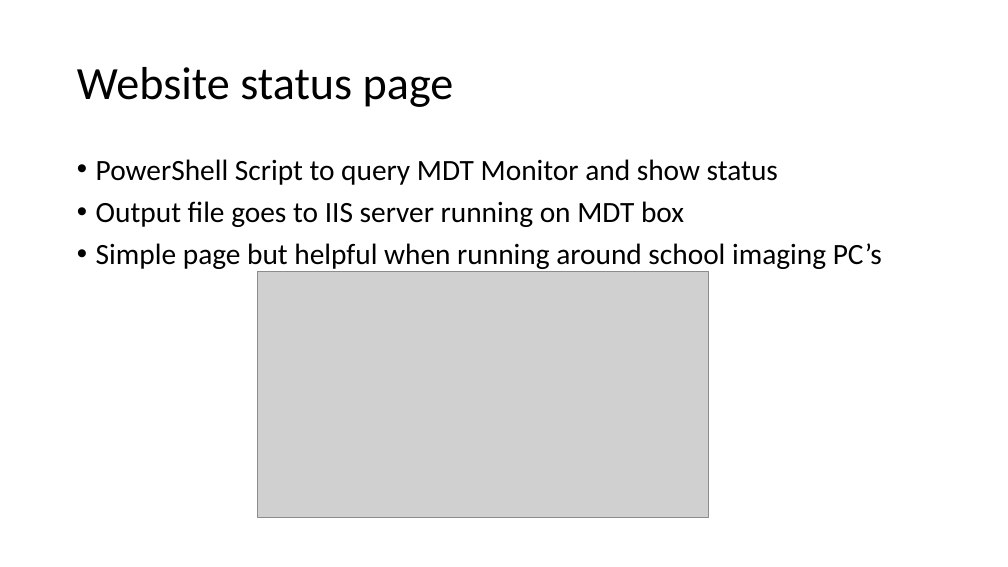
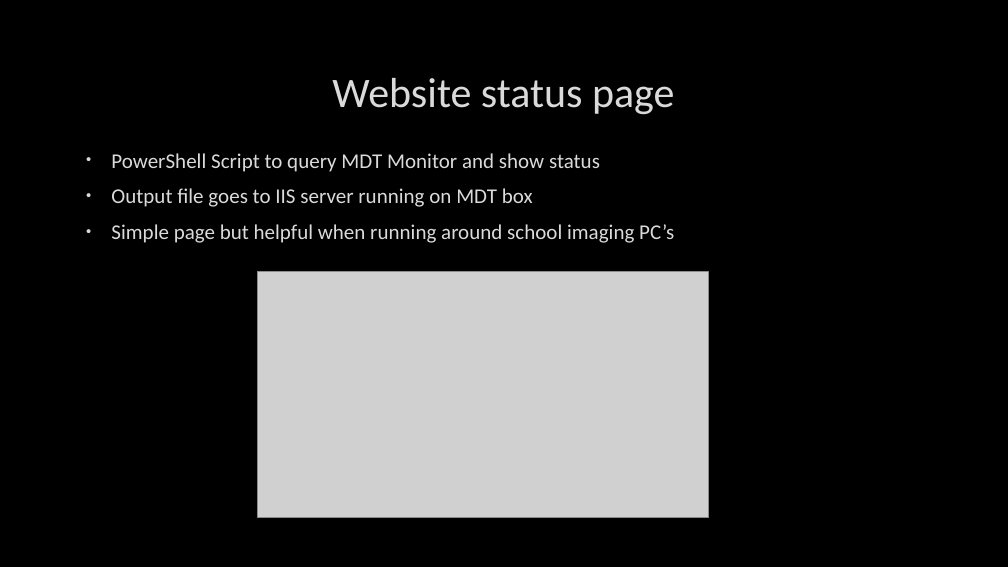
Before and after one commit to fydexx/HECC-2018, a slide deck: slide 11 of Part_02/Section03.pptx (slide 10 before the commit). Drawn at 1008x567 pixels with LibreOffice and Linux fonts; fonts in the diff are those of the drawing; grey boxes stand for pictures; background and template pictures are left out. Boxes give left, top, right and bottom in pixels: in the first picture for what was removed or moved away, otherwise in the second. Text is boxed around its words. In the diff, an @@ line names an element or a change of style, - is before the commit and + after.

```diff
--- a/Part_02/Section03.pptx
+++ b/Part_02/Section03.pptx
@@ background #FFFFFF to picture (left out) @@
@@ title "Website status page": place and size @@
-title "Website status page" at <box>77,67,454,107</box>
+title "Website status page" at <box>332,78,674,115</box>
@@ title "Website status page" at <box>332,78,674,115</box>: size 44 to 40 pt, text colour #000000 to #DADADA, letter outline none to #404040 0.75 pt; alignment left to centre; line spacing 0.9 to 1 @@
@@ text "PowerShell Script to query MDT ...": place and size @@
-text "PowerShell Script to query MDT ..." at <box>96,159,882,272</box>
+text "PowerShell Script to query MDT ..." at <box>111,153,674,243</box>
@@ text "PowerShell Script to query MDT ..." at <box>111,153,674,243</box>: size 28 to 20 pt, text colour #000000 to #DADADA, letter outline none to #404040 0.75 pt; indent changed; line spacing 0.9 to 1 @@
```
Also in this commit, not shown: 13 other slides changed, 1 slide added.
